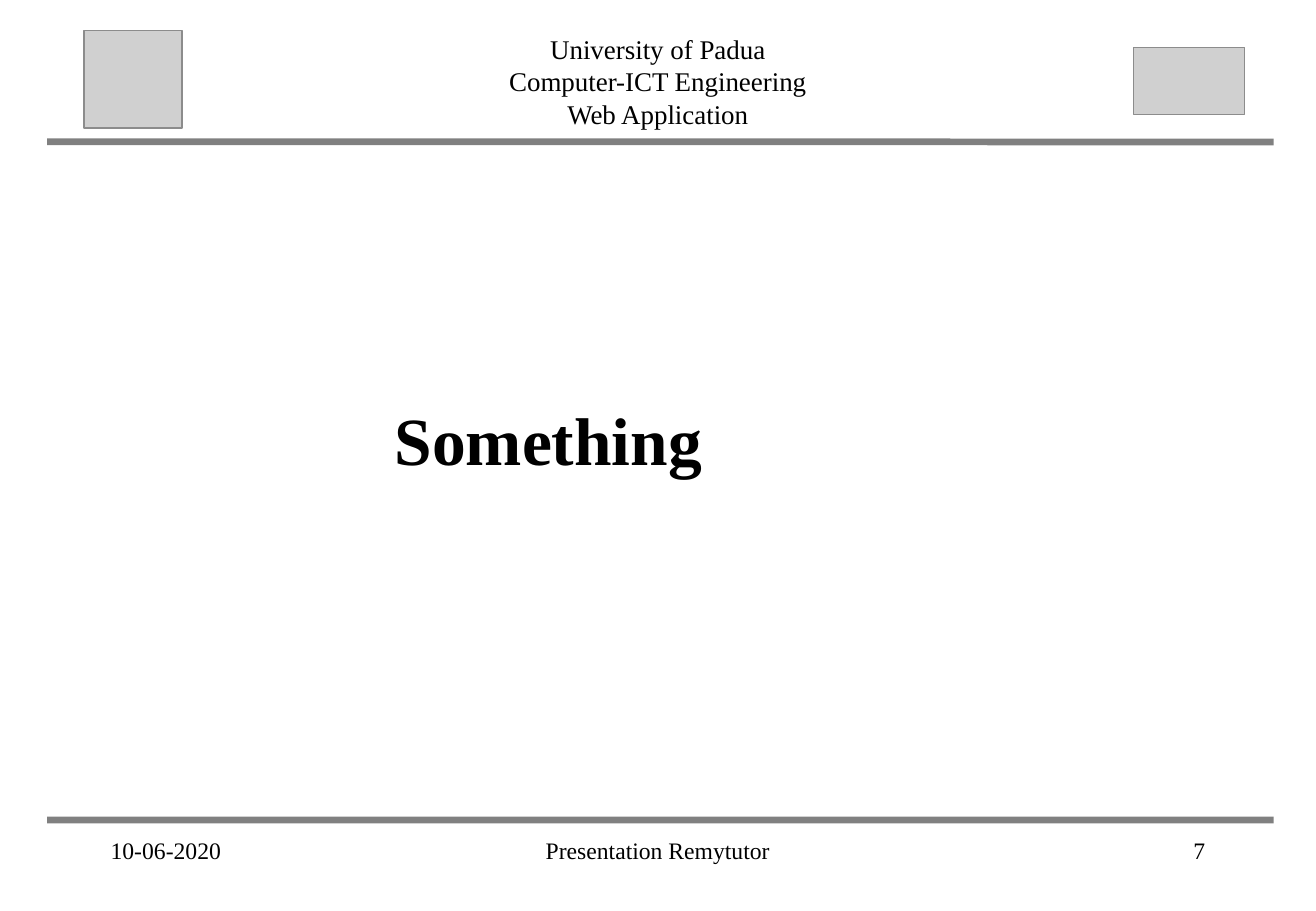
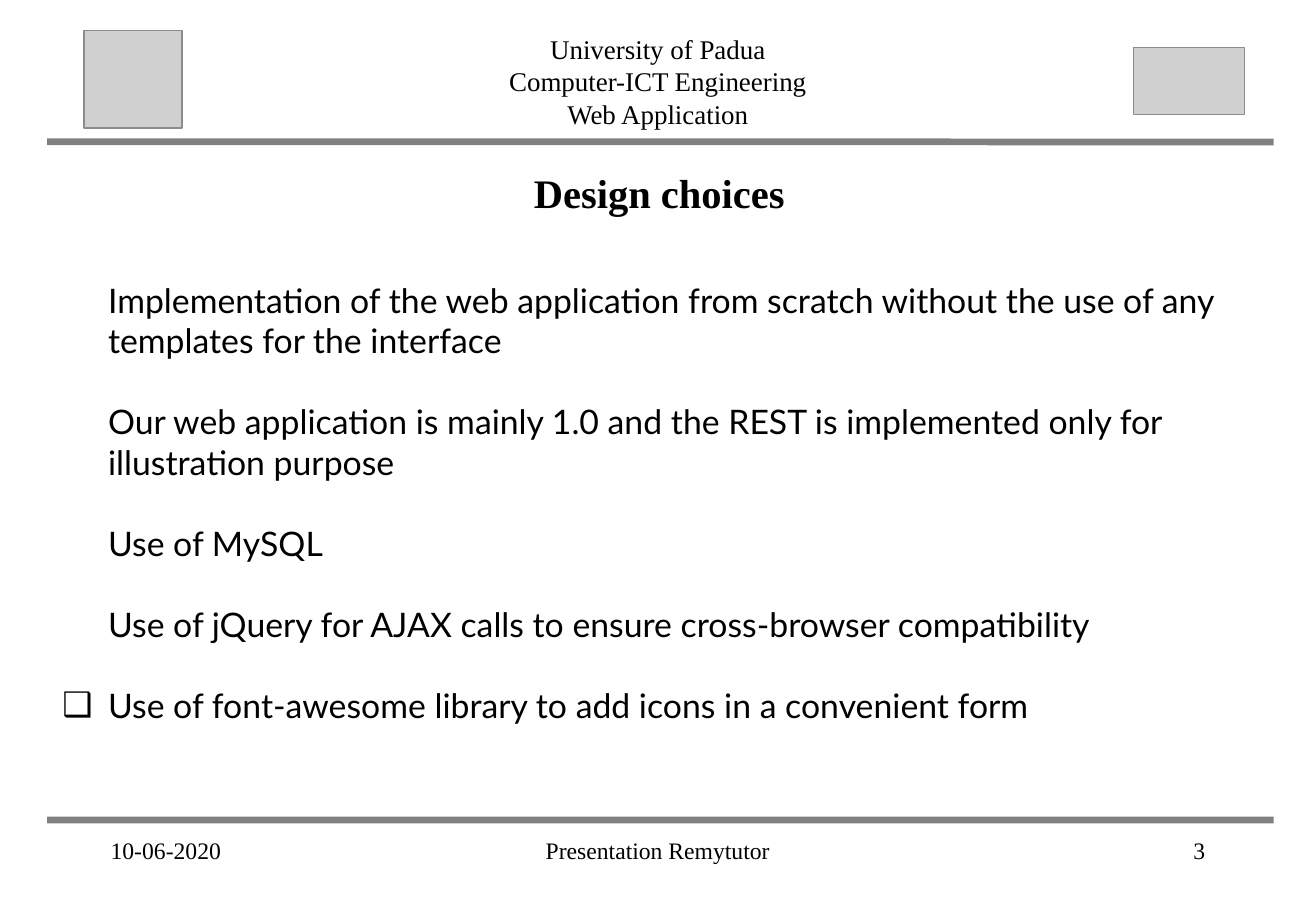
Before and after one commit to abahmadb/Web-Applications, a slide deck: slide 3 of HW2-RemuTutor-2019-2020 - Victor.ppt (slide 7 before the commit). Drawn at 1316x911 pixels with LibreOffice and Linux fonts; fonts in the diff are those of the drawing; grey boxes stand for pictures. Boxes give left, top, right and bottom in pixels: in the first picture for what was removed or moved away, otherwise in the second. Text is boxed around its words. In the diff, an @@ line names an element or a change of style, - is before the commit and + after.

```diff
--- a/HW2-RemuTutor-2019-2020 - Victor.ppt
+++ b/HW2-RemuTutor-2019-2020 - Victor.ppt
@@ text added at <box>534,180,785,217</box>, 24 pt, text #000000, bold @@
+Design choices
@@ text added at <box>108,288,1215,724</box>, 20 pt, text #000000 @@
+❑ Implementation of the web application from scratch without the use of any templates for the interface
+❑ Our web application is mainly 1.0 and the REST is implemented only for illustration purpose
+❑ Use of MySQL
+❑ Use of jQuery for AJAX calls to ensure cross-browser compatibility
+❑ Use of font-awesome library to add icons in a convenient form
@@ text removed at <box>395,418,702,479</box> @@
-Something
@@ page number at <box>1193,843,1205,860</box>: text changed @@
-7
+3
```
Also in this commit, not shown: 3 other slides changed, 3 slides removed, 3 other files.
